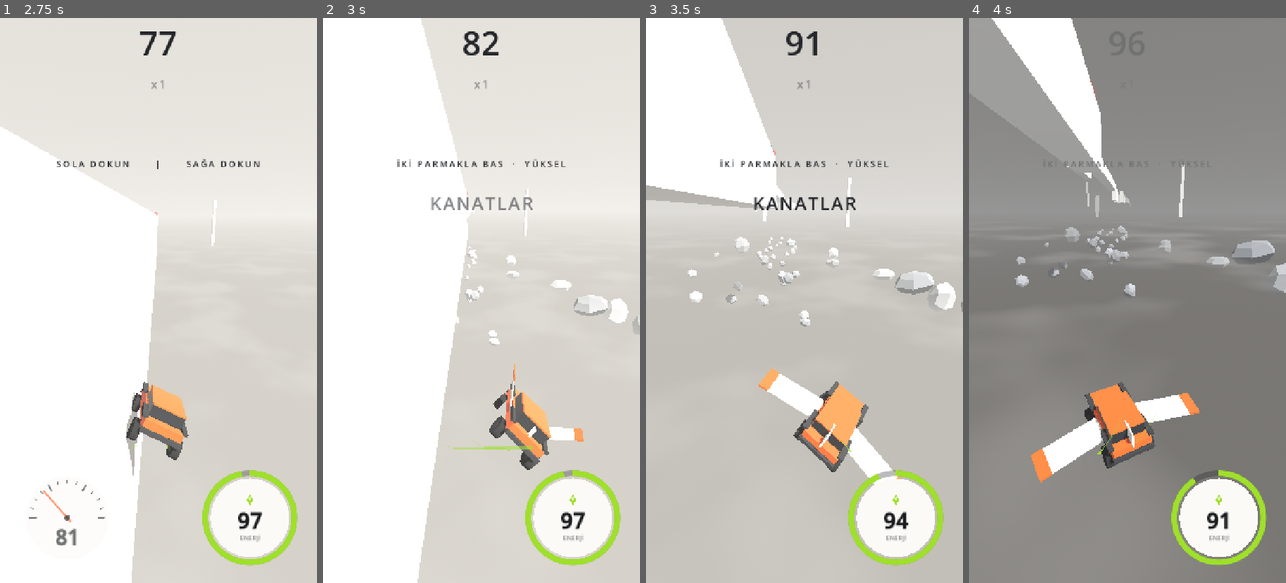
Above: before the commit, frames 1-4 (left to right).
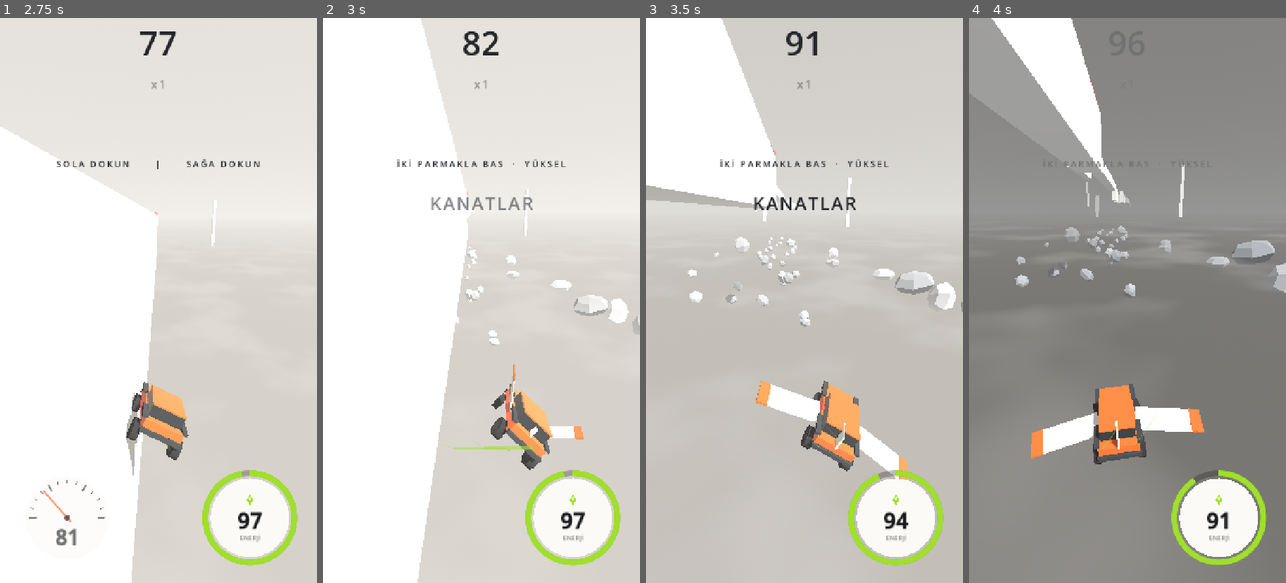
Above: after the commit, the same moments.

Repository: basarbellisan/Runny
Game: Godot game, scene res://scenes/menu.tscn
Same seed, same stepped clock (60 frames per second), same inputs: the game is played once before the commit and once after it.
Inputs (mouse positions are in pixels of both pictures, inside the frame that each line leads up to):
- Up to frame 1 (2.75 s): click "BAŞLA" at 0.5 s; tap Enter at 1.25, 1.35 s; move the mouse to (228, 272) at 1.27 s; hold D 1.28-2 s; click (228, 272) at 1.42 s; tap Space at 1.52 s; drag from (95, 328) to (142, 413) at 2.02 s
- Up to frame 2 (3 s): move the mouse to (513, 176) at 2.77 s; hold D from 2.78 s (still down); tap Enter at 2.85 s
- Up to frame 3 (3.5 s): keep holding D
- Up to frame 4 (4 s): release D at 3.5 s; drag from (1111, 413) to (1032, 215) at 3.52 s

Frame 1 is identical in both runs. In frame 2, 0.5% of the frame differs, in the area x 52-83%, y 61-80%; in frame 3, 2.9%; in frame 4, 3.1%, in the area x 19-75%, y 64-83%.

Commit message:
Flight: nose stays forward; turning shows as bank
The nose angle followed lateral speed over forward speed, which is low while
diving to the lower layer, so steering turned the nose up to ~38 deg and it
stayed while the finger was down. In flight the angle now uses the normal
speed and is capped at ~15 deg.

Co-Authored-By: Claude Opus 5.5 <noreply@anthropic.com>
Claude-Session: https://claude.ai/code/session_016S88RPn945sNcGg6oLe6PH

Diff:
--- a/scripts/car.gd
+++ b/scripts/car.gd
@@ -813,7 +813,12 @@
 	# Çakılda arka savrulur: itişle birlikte burun sağa sola döner, üstüne titrek bir sallanma
 	_fishtail = move_toward(_fishtail, 1.0 if on_gravel and is_on_floor() else 0.0, delta * (4.0 if on_gravel else 1.5))
 	var wag := sin(_mode_time * 11.0) * gravel_fishtail * _fishtail * _gravel_gain() * 0.6
-	_yaw = lerpf(_yaw, -atan2(velocity.x, forward) * 0.8 - _gravel_push * 0.012 + wag, 1.0 - exp(-10.0 * delta))
+	var yaw_target := -atan2(velocity.x, forward) * 0.8 - _gravel_push * 0.012 + wag
+	if mode == Mode.FLYING or mode == Mode.LAUNCH:
+		# Uçarken burun hep ileri bakar, dönüşü yatma gösterir: dalışta ileri hız düşük
+		# olsa da burun yana dönmesin (düşerken kalan açı da hemen düzelir)
+		yaw_target = clampf(-atan2(velocity.x, maxf(forward, speed)) * 0.45, -0.26, 0.26)
+	_yaw = lerpf(_yaw, yaw_target, 1.0 - exp(-10.0 * delta))
 	_body.rotation = Vector3(pitch, _yaw, roll)
 	# Süspansiyon yaylanması (inişte gövde çöker ve toparlanır)
 	_bounce_v += (-suspension_stiffness * _bounce - suspension_damping * _bounce_v) * delta
Not shown, changed: README.md
